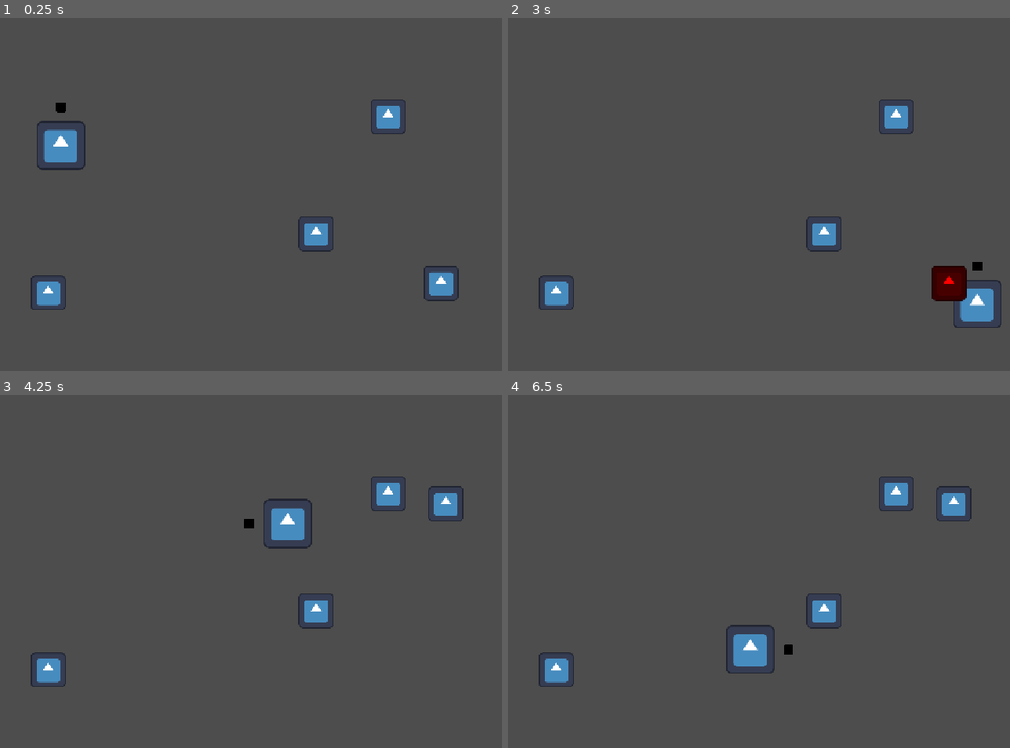
Above: before the commit, frames 1-4 (two rows, left to right).
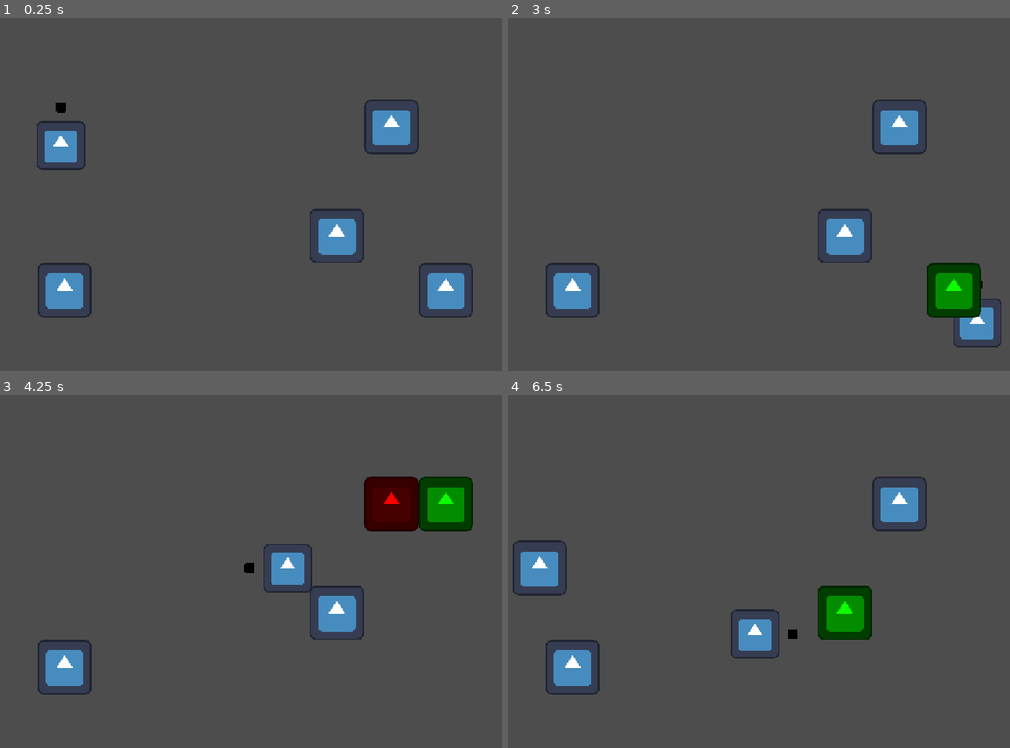
Above: after the commit, the same moments.

Repository: PouchyCorp/GameJam-MaillonFaible
Game: Godot game, scene res://Scenes/test.tscn
Two runs of this game, one before a commit and one after it. Both use one fixed random seed, a clock stepped at 60 frames per second and the inputs below. This scene is started directly instead of the project's main scene. The engine's default icon, where the game draws it, is replaced by a stand-in: a white triangle on a blue panel in a dark square.
Inputs (mouse positions are in pixels of both pictures, inside the frame that each line leads up to):
- Up to frame 1 (0.25 s): no input
- Up to frame 2 (3 s): tap Enter at 0.5 s; move the mouse to (859, 176) at 0.52 s; hold D (move_right) 0.53-1.28 s; hold Space (interact) 0.53-1.28 s; click (859, 176) at 0.67 s; tap Shift (rotate, bound only after the commit) at 0.8, 1.35, 2.3, 2.85 s; move the mouse to (598, 212) at 1.27 s; hold S (move_down) 1.28-2.03 s; click (598, 212) at 1.42 s; tap Space (interact) at 1.55 s; move the mouse to (784, 116) at 2.02 s; hold D (move_right) 2.03-2.78 s; hold Space (interact) 2.03-2.78 s; click (784, 116) at 2.17 s; move the mouse to (693, 265) at 2.77 s; hold W (move_up) from 2.78 s (still down); click (693, 265) at 2.92 s
- Up to frame 3 (4.25 s): tap Space (interact) at 3.05 s; move the mouse to (401, 624) at 3.52 s; release W (move_up) at 3.53 s; hold A (move_left) from 3.53 s (still down); hold Space (interact) from 3.53 s (still down); click (401, 624) at 3.67 s; tap Shift (rotate, bound only after the commit) at 3.8 s
- Up to frame 4 (6.5 s): move the mouse to (533, 518) at 4.27 s; release Space (interact) at 4.28 s; tap Shift (rotate, bound only after the commit) at 4.35, 5.3, 5.85 s; click (533, 518) at 4.42 s; tap Space (interact) at 4.55, 6.05 s; move the mouse to (753, 571) at 5.02 s; release A (move_left) at 5.03 s; hold S (move_down) 5.03-5.78 s; hold Space (interact) 5.03-5.78 s; click (753, 571) at 5.17 s; move the mouse to (628, 483) at 5.77 s; hold D (move_right) from 5.78 s (still down); click (628, 483) at 5.92 s

The runs differ from the first frame. In frame 1, 3.7% of the frame differs, in the area x 6-95%, y 23-85%; in frame 2, 5.2%; in frame 3, 6.9%; in frame 4, 6.0%.

Commit message:
Scrogneugneu

Diff:
--- a/Globals/constants.gd
+++ b/Globals/constants.gd
@@ -1,12 +1,21 @@
 extends Node
+
+
 
 var MachineSpeed = 3.0;
 
 var DropTime = 6.0;
 
 enum Sides {
-    LEFT,
-    RIGHT,
-    FRONT,
-    BACK
+	LEFT,
+	RIGHT,
+	FRONT,
+	BACK
 }
+
+enum Faces {
+	UP = 1,
+	DOWN = 3,
+	RIGHT = 0,
+	LEFT = 2
+}
--- /dev/null
+++ b/Globals/grid.gd
@@ -0,0 +1,66 @@
+extends Node
+
+enum Block {
+	A,
+	B,
+	C,
+	D
+}
+
+enum BlockSize {
+	A = 0,
+	AB = 1,
+	AC = 2,
+	ABCD = 3
+}
+
+const SIZE:int = 100
+
+const ROW_LENGTH = 12
+const ROW_COUNT = 10
+
+var contraptions = []
+
+# Called when the node enters the scene tree for the first time.
+func _ready() -> void:
+	for i in range(ROW_COUNT*ROW_LENGTH): contraptions.push_front(null)
+
+
+# Called every frame. 'delta' is the elapsed time since the previous frame.
+func _process(delta: float) -> void:
+	pass
+
+func toRowIndex(pos:Vector2):
+	return int(pos.y/SIZE)
+
+func toColIndex(pos:Vector2):
+	return int(pos.x/SIZE)
+
+func get_contraption(pos:Vector2):
+	var x = toRowIndex(pos)
+	var y = toColIndex(pos)
+	return contraptions[x*ROW_LENGTH + y]
+
+func set_contraption(contraption:Contraption,pos:Vector2,block:Block):
+	var x = toRowIndex(pos)
+	var y = toColIndex(pos)
+
+	var item = [contraption,block]
+	if contraption == null: item = null
+	contraptions[x*ROW_LENGTH+y] = item
+
+
+	print(contraptions)
+
+	var up = contraptions[(x-1)*ROW_LENGTH+y]
+	if up != null: up[0].alter_input_output(contraption,up[1],Constants.Faces.DOWN)
+
+	var down = contraptions[(x+1)*ROW_LENGTH+y]
+	if down != null: down[0].alter_input_output(contraption,down[1],Constants.Faces.UP)
+
+	var right = contraptions[(x)*ROW_LENGTH+y+1]
+	if right != null: right[0].alter_input_output(contraption,right[1],Constants.Faces.LEFT)
+
+	var left = contraptions[(x)*ROW_LENGTH+y-1]
+	print(left)
+	if left != null: left[0].alter_input_output(contraption,left[1],Constants.Faces.RIGHT)
--- /dev/null
+++ b/Scenes/Item/Slot.tscn
@@ -0,0 +1,17 @@
+[gd_scene format=3 uid="uid://dnq8k2mibprl1"]
+
+[ext_resource type="Script" uid="uid://b4vblekew7trt" path="res://Scenes/Item/slot.gd" id="1_ci2yo"]
+[ext_resource type="Texture2D" uid="uid://fy22cuwbf1db" path="res://icon.svg" id="2_gwqm0"]
+
+[sub_resource type="RectangleShape2D" id="RectangleShape2D_pmj21"]
+size = Vector2(128, 128)
+
+[node name="Slot" type="Area2D" unique_id=2046637788]
+script = ExtResource("1_ci2yo")
+
+[node name="CollisionShape2D" type="CollisionShape2D" parent="." unique_id=1910056586]
+shape = SubResource("RectangleShape2D_pmj21")
+
+[node name="Sprite2D" type="Sprite2D" parent="." unique_id=521348051]
+modulate = Color(0.15, 0.15, 0.15, 0.2901961)
+texture = ExtResource("2_gwqm0")
--- a/Scenes/Item/item.gd
+++ b/Scenes/Item/item.gd
@@ -1,34 +1,53 @@
 extends Contraption
 class_name Grabbable
 
-const SNAP = Vector2(100,100)
+
+const BASE_DIMENSIONS = Vector2(128,128)
+var size = Grid.BlockSize.A
+
+var SNAP = Vector2(Grid.SIZE,Grid.SIZE)
+
+var slot:Slot = null
+var reached = false
 
 @export var grabbed:bool = false
 
-
-
 # Called when the node enters the scene tree for the first time.
 func _ready() -> void:
-	pass # Replace with function body.
+	scale = SNAP/BASE_DIMENSIONS
+	global_position = global_position.snapped(SNAP)
+	drop()
 
-
-# Called every frame. 'delta' is the elapsed time since the previous frame.
 func _process(delta: float) -> void:
-	if grabbed:
-		$PlaceIndicator.show()
-		$PlaceIndicator.global_position = global_position.snapped(SNAP)
+	if reached:
+		modulate = Color(0.05, 1.0, 0.0, 1.0)
+	elif $Slots/Slot.grabItem != null:
+		modulate = Color(1,0,0,1)
 	else:
-		$PlaceIndicator.hide()
+		modulate = Color(1,1,1,1)
 
 func grab():
+	if slot != null: slot.remove()
+	slot = null
 	grabbed = true
+	$CollisionBox.disabled = true
+
+	for elem in $Slots.get_children():
+		elem.item_is_grabbed()
 
 func drop():
 	grabbed = false
-	global_position = global_position.snapped(SNAP)
+	$CollisionBox.disabled = false
+
+	for elem in $Slots.get_children():
+		elem.item_is_dropped()
+
+func rotate_item():
+	rotation = rotation + PI/2
+	facing = (facing + 1) % 4
 
 func grab_highlight():
-	modulate = Color(1.0, 0.0, 0.0, 1.0)
+	reached = true
 
 func ungrab_highlight():
-	modulate = Color(1,1,1,1)
+	reached = false
--- a/Scenes/Item/item.tscn
+++ b/Scenes/Item/item.tscn
@@ -2,21 +2,22 @@
 
 [ext_resource type="Script" uid="uid://dn6y4knnrwmwu" path="res://Scenes/Item/item.gd" id="1_hvuqc"]
 [ext_resource type="Texture2D" uid="uid://fy22cuwbf1db" path="res://icon.svg" id="1_i10cy"]
+[ext_resource type="PackedScene" uid="uid://dnq8k2mibprl1" path="res://Scenes/Item/Slot.tscn" id="3_2ky4l"]
 
 [sub_resource type="RectangleShape2D" id="RectangleShape2D_pmj21"]
-size = Vector2(34, 33)
+size = Vector2(128, 128)
 
 [node name="Item" type="StaticBody2D" unique_id=1739888710]
 script = ExtResource("1_hvuqc")
 
-[node name="PlaceIndicator" type="Sprite2D" parent="." unique_id=520878438]
-modulate = Color(0.37, 0, 0, 0.2)
-scale = Vector2(0.5, 0.5)
+[node name="Sprite2D" type="Sprite2D" parent="." unique_id=1014869010]
 texture = ExtResource("1_i10cy")
 
-[node name="Sprite2D" type="Sprite2D" parent="." unique_id=1014869010]
-scale = Vector2(0.5, 0.5)
-texture = ExtResource("1_i10cy")
+[node name="CollisionBox" type="CollisionShape2D" parent="." unique_id=1226257563]
+scale = Vector2(0.8, 0.8)
+shape = SubResource("RectangleShape2D_pmj21")
 
-[node name="CollisionShape2D" type="CollisionShape2D" parent="." unique_id=1226257563]
-shape = SubResource("RectangleShape2D_pmj21")
+[node name="Slots" type="Node2D" parent="." unique_id=1634903302]
+
+[node name="Slot" parent="Slots" unique_id=2046637788 instance=ExtResource("3_2ky4l")]
+position = Vector2(128, 0)
--- /dev/null
+++ b/Scenes/Item/slot.gd
@@ -0,0 +1,48 @@
+extends Area2D
+class_name Slot
+
+@export var enabled = true
+
+var grabItem:Grabbable = null
+
+# Called when the node enters the scene tree for the first time.
+func _ready() -> void:
+	unhighlight()
+
+
+# Called every frame. 'delta' is the elapsed time since the previous frame.
+func _process(delta: float) -> void:
+	pass
+
+func place(item:Grabbable):
+	print("Slot ",self," recieve",item)
+	if !enabled: return
+
+	item.slot = self
+	grabItem = item
+	item.global_position = global_position
+	item_placed.emit(item)
+	enabled = false
+
+func remove():
+	print("Slot ",self," lost")
+	item_placed.emit(null)
+	enabled = true
+	grabItem = null
+
+func highlight():
+	if enabled: $Sprite2D.show()
+
+func unhighlight():
+	$Sprite2D.hide()
+
+func item_is_grabbed():
+	grabItem = null
+	item_placed.emit(null)
+	enabled = false
+
+func item_is_dropped():
+	enabled = true
+
+
+signal item_placed(item: Grabbable)
--- a/Scenes/Player/worker.gd
+++ b/Scenes/Player/worker.gd
@@ -8,6 +8,7 @@
 var grabbedItem:Node2D = null
 
 var reachable:Array[Grabbable]
+var slots:Array[Slot]
 
 func _physics_process(delta: float) -> void:
 	var direction:Vector2 = Vector2(Input.get_axis("move_left", "move_right"), Input.get_axis("move_up","move_down")).normalized()
@@ -23,14 +24,41 @@
 
 func _on_item_detector_body_entered(body: Node2D) -> void:
 	if (body is Grabbable):
-		reachable.push_back(body)
-		print("Entered")
-		print(reachable)
+		if (not body in reachable): reachable.push_back(body)
 		update_nearest()
+
+
+func _on_item_detector_body_exited(body: Node2D) -> void:
+	if (body is Grabbable):
+		body.ungrab_highlight()
+		reachable.erase(body)
+		update_nearest()
+
+
+func _on_item_detector_area_entered(area: Area2D) -> void:
+	if (area is Slot):
+		if !area.enabled: return
+		if (not area in slots): slots.push_back(area)
+		update_nearest_slots()
+
+
+func _on_item_detector_area_exited(area: Area2D) -> void:
+	if (area is Slot):
+		area.unhighlight()
+		slots.erase(area)
+		update_nearest_slots()
+
 
 func update_nearest():
 	reachable.sort_custom(compare_distance)
 	if (!hasItem && reachable.size() > 0): reachable[0].grab_highlight()
+
+func update_nearest_slots():
+	for slot in slots:
+		if !slot.enabled: slots.erase(slot)
+
+	slots.sort_custom(compare_slots)
+	if (hasItem && slots.size() > 0): slots[0].highlight()
 
 func compare_distance(a:Grabbable,b:Grabbable):
 	a.ungrab_highlight()
@@ -39,25 +67,32 @@
 	var distance_b = b.global_position - $Hand.global_position
 	return distance_a.normalized() < distance_b.normalized()
 
-
-func _on_item_detector_body_exited(body: Node2D) -> void:
-	if (body is Grabbable):
-		body.ungrab_highlight()
-		reachable.erase(body)
-		update_nearest()
+func compare_slots(a:Slot,b:Slot):
+	a.unhighlight()
+	b.unhighlight()
+	var distance_a = a.global_position - $Hand.global_position
+	var distance_b = b.global_position - $Hand.global_position
+	return distance_a.normalized() < distance_b.normalized()
 
 func _input(event: InputEvent) -> void:
 	if (event.is_action_pressed("interact")):
 		if hasItem:
+			grabbedItem.drop()
 			hasItem = false
 			reachable.push_front(grabbedItem)
-			grabbedItem.drop()
+			update_nearest_slots()
+			if slots.size() > 0:
+				var slot = slots[0]
+				slot.place(grabbedItem)
+				slots.pop_front()
+
 			grabbedItem = null
-			print("ungrab")
 		elif !hasItem && reachable.size() > 0:
 			grabbedItem = reachable[0]
 			grabbedItem.ungrab_highlight()
 			grabbedItem.grab()
 			hasItem = true
 			reachable.pop_front()
-			print("grab", grabbedItem)
+	if (event.is_action_pressed("rotate")):
+		if hasItem:
+			grabbedItem.rotate(PI/2)
--- a/Scenes/Player/worker.tscn
+++ b/Scenes/Player/worker.tscn
@@ -34,5 +34,7 @@
 scale = Vector2(0.2, 0.2)
 texture = ExtResource("1_vf3hw")
 
+[connection signal="area_entered" from="Hand/ItemDetector" to="." method="_on_item_detector_area_entered"]
+[connection signal="area_exited" from="Hand/ItemDetector" to="." method="_on_item_detector_area_exited"]
 [connection signal="body_entered" from="Hand/ItemDetector" to="." method="_on_item_detector_body_entered"]
 [connection signal="body_exited" from="Hand/ItemDetector" to="." method="_on_item_detector_body_exited"]
--- a/Scenes/Room/room.gd
+++ b/Scenes/Room/room.gd
@@ -1,9 +1,4 @@
 extends Node2D
-
-
-# Called when the node enters the scene tree for the first time.
-func _ready() -> void:
-	pass # Replace with function body.
 
 
 # Called every frame. 'delta' is the elapsed time since the previous frame.
--- a/Scenes/Room/room.tscn
+++ b/Scenes/Room/room.tscn
@@ -10,7 +10,13 @@
 [node name="Contraptions" type="Node2D" parent="." unique_id=1896597418]
 
 [node name="Item" parent="Contraptions" unique_id=1739888710 instance=ExtResource("2_gtrrj")]
-position = Vector2(301, 266)
+position = Vector2(505, 97)
+
+[node name="Item2" parent="Contraptions" unique_id=863362315 instance=ExtResource("2_gtrrj")]
+position = Vector2(92, 201)
+
+[node name="Item3" parent="Contraptions" unique_id=2136779190 instance=ExtResource("2_gtrrj")]
+position = Vector2(154, 366)
 
 [node name="Worker" parent="." unique_id=971947915 instance=ExtResource("2_8ln5v")]
 position = Vector2(625, 388)
--- a/contraption.gd
+++ b/contraption.gd
@@ -1,6 +1,17 @@
 extends StaticBody2D
 
 class_name Contraption
+
+var facing: Constants.Faces = Constants.Faces.RIGHT
+
+func reverse(direction:Constants.Faces):
+	if direction == Constants.Faces.LEFT: return Constants.Faces.RIGHT
+	if direction == Constants.Faces.RIGHT: return Constants.Faces.LEFT
+	if direction == Constants.Faces.UP: return Constants.Faces.DOWN
+	if direction == Constants.Faces.DOWN: return Constants.Faces.UP
+
+func alter_input_output(item:Contraption,block:Grid.Block,direction:Constants.Faces):
+	pass
 
 func append_item(item: Item, side: Constants.Sides) -> void:
 	# This function is meant to be overridden by subclasses
--- a/conveyor.gd
+++ b/conveyor.gd
@@ -1,6 +1,5 @@
-extends Contraption
+extends Grabbable
 class_name Conveyor
-
 
 @export
 var frontContraption: Contraption = null
@@ -57,6 +56,8 @@
 
 	drop_time_label = %DropLabel
 
+	super()
+
 func start_drop_process(parent: Node, itemNode: Item) -> void:
 	if parent == null or itemNode == null:
 		return
@@ -90,6 +91,7 @@
 	pending_drop_item = null
 
 func _process(delta: float) -> void:
+	super(delta)
 	for i in range(itemsNodes.size()):
 		var childItems = itemsNodes[i]
 		if childItems is PathFollow2D:
@@ -148,3 +150,19 @@
 
 		if item != null:
 			append_item(item, Constants.Sides.BACK)
+
+
+func alter_input_output(item:Contraption,block:Grid.Block,direction:Constants.Faces):
+	print(item,block,direction)
+	print(facing)
+	if direction == facing:
+		frontContraption = item
+		if item != null:
+			frontContraptionSide = Constants.Sides.BACK # TODO modifier ça
+		print("fc",frontContraption)
+
+
+func grab():
+	frontContraption = null
+	frontContraptionSide = null
+	super()
--- a/conveyor.tscn
+++ b/conveyor.tscn
@@ -1,9 +1,10 @@
 [gd_scene format=3 uid="uid://ckfdqnbh112nw"]
 
 [ext_resource type="Script" uid="uid://c2ovf46vb581c" path="res://conveyor.gd" id="1_be0bl"]
+[ext_resource type="Texture2D" uid="uid://fy22cuwbf1db" path="res://icon.svg" id="2_wo26x"]
 
 [sub_resource type="RectangleShape2D" id="RectangleShape2D_e7js5"]
-size = Vector2(90, 91)
+size = Vector2(128, 128)
 
 [sub_resource type="Curve2D" id="Curve2D_be0bl"]
 _data = {
@@ -12,7 +13,7 @@
 point_count = 2
 
 [sub_resource type="RectangleShape2D" id="RectangleShape2D_xm45u"]
-size = Vector2(90, 91)
+size = Vector2(128, 128)
 
 [sub_resource type="LabelSettings" id="LabelSettings_be0bl"]
 font_size = 50
@@ -22,13 +23,13 @@
 script = ExtResource("1_be0bl")
 metadata/_custom_type_script = "uid://c2ovf46vb581c"
 
-[node name="CollisionShape2D" type="CollisionShape2D" parent="." unique_id=928395063]
-position = Vector2(0, 2.5)
-shape = SubResource("RectangleShape2D_e7js5")
+[node name="PlaceIndicator" type="Sprite2D" parent="." unique_id=757860404]
+modulate = Color(0.37, 0, 0, 0.2)
+texture = ExtResource("2_wo26x")
 
 [node name="Polygon2D" type="Polygon2D" parent="." unique_id=2097960051]
 color = Color(0.2, 0.2, 0.22352941, 1)
-polygon = PackedVector2Array(-45, -43, -45, 48, 45, 48, 45, -43)
+polygon = PackedVector2Array(-64, -64, -64, 64, 64, 64, 64, -64)
 uv = PackedVector2Array(-167, -39, -169, 51, -82, 51, -79, -40)
 
 [node name="Polygon2D2" type="Polygon2D" parent="." unique_id=1360691989]
@@ -37,6 +38,10 @@
 polygon = PackedVector2Array(-136, -32.000004, -16, 47.999992, -127.99994, 112, -72, 48)
 uv = PackedVector2Array(-136, -32.000004, -16, 47.999992, -127.99994, 112, -72, 48)
 
+[node name="CollisionBox" type="CollisionShape2D" parent="." unique_id=928395063]
+scale = Vector2(0.8, 0.8)
+shape = SubResource("RectangleShape2D_e7js5")
+
 [node name="MainPath" type="Path2D" parent="." unique_id=1686482513]
 unique_name_in_owner = true
 curve = SubResource("Curve2D_be0bl")
@@ -44,7 +49,6 @@
 [node name="Area2D" type="Area2D" parent="." unique_id=1470416922]
 
 [node name="CollisionShape2D" type="CollisionShape2D" parent="Area2D" unique_id=1650885184]
-position = Vector2(0, 2.5)
 shape = SubResource("RectangleShape2D_xm45u")
 
 [node name="DropLabel" type="Label" parent="." unique_id=1023587248]
--- a/project.godot
+++ b/project.godot
@@ -18,6 +18,7 @@
 [autoload]
 
 Constants="*uid://c8xy0segayfaf"
+Grid="*uid://dt44hdrsmw5tl"
 
 [display]
 
@@ -56,6 +57,12 @@
 , Object(InputEventJoypadButton,"resource_local_to_scene":false,"resource_name":"","device":-1,"button_index":1,"pressure":0.0,"pressed":true,"script":null)
 ]
 }
+rotate={
+"deadzone": 0.2,
+"events": [Object(InputEventKey,"resource_local_to_scene":false,"resource_name":"","device":-1,"window_id":0,"alt_pressed":false,"shift_pressed":false,"ctrl_pressed":false,"meta_pressed":false,"pressed":false,"keycode":0,"physical_keycode":4194325,"key_label":0,"unicode":0,"location":0,"echo":false,"script":null)
+, Object(InputEventJoypadButton,"resource_local_to_scene":false,"resource_name":"","device":-1,"button_index":2,"pressure":0.0,"pressed":true,"script":null)
+]
+}
 
 [physics]
 
@@ -63,4 +70,5 @@
 
 [rendering]
 
+textures/canvas_textures/default_texture_filter=0
 rendering_device/driver.windows="d3d12"
Not shown, added: Globals/grid.gd.uid
Not shown, added: Scenes/Item/slot.gd.uid
